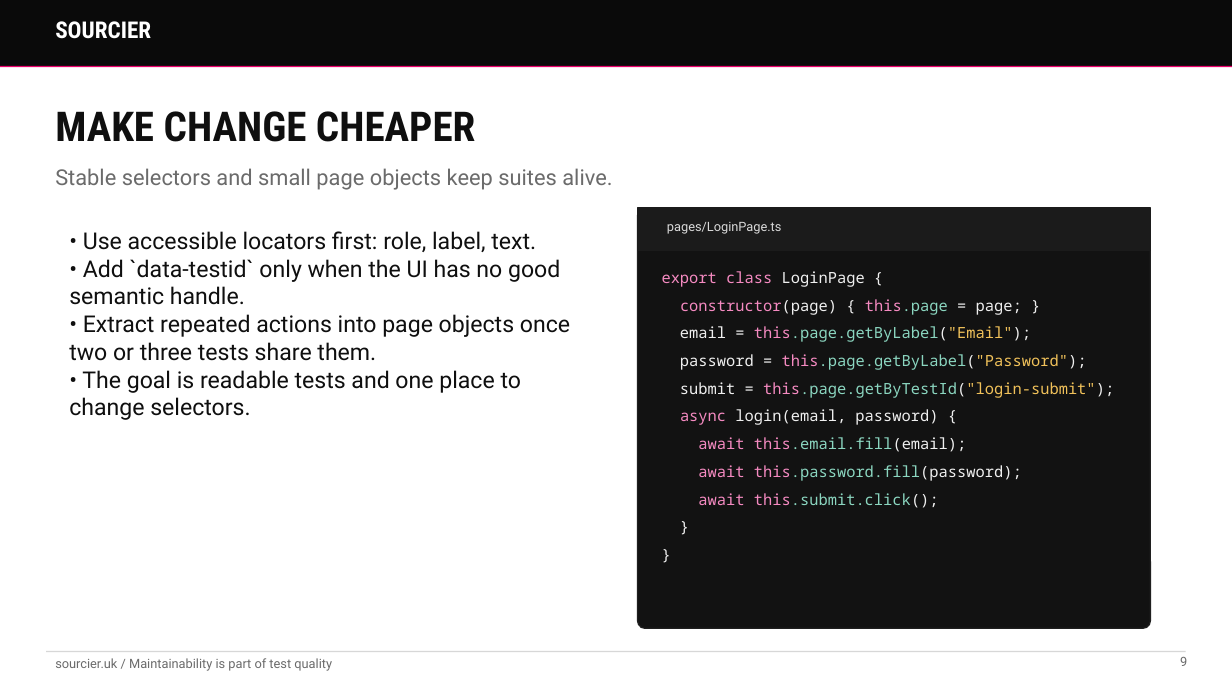
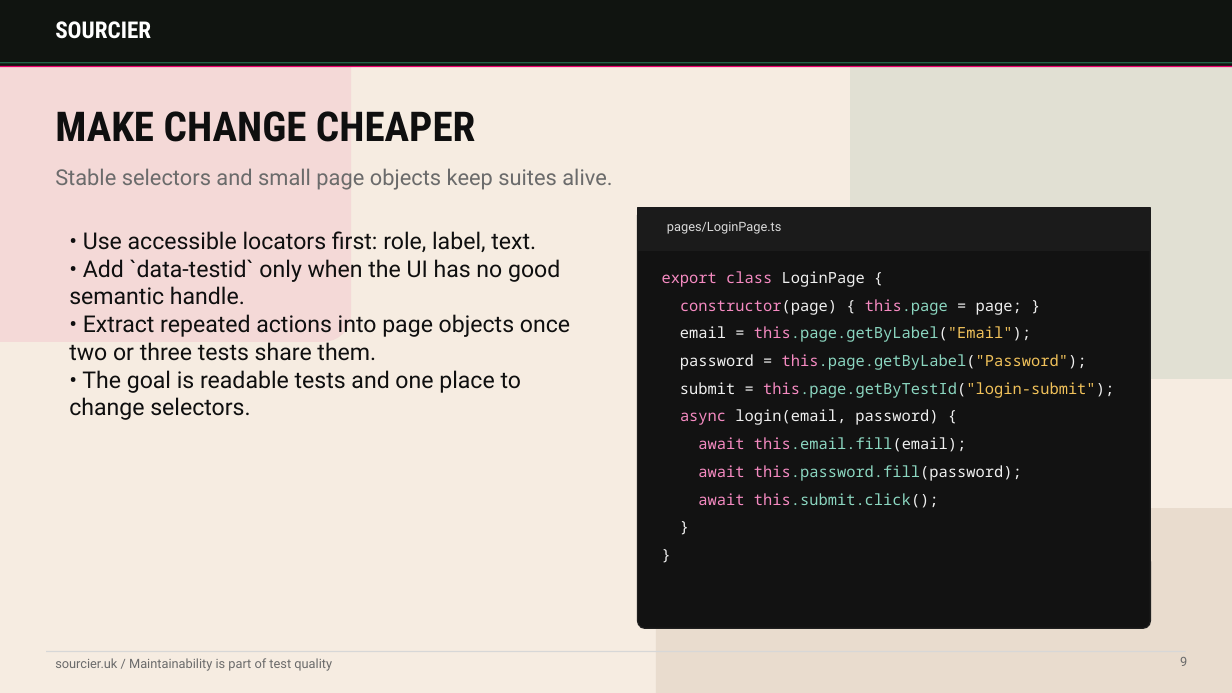
Before and after one commit to sourcier/web-sourcier.uk, a slide deck: slide 9 of public/talks/playwright-e2e-testing-talk.pptx. Drawn at 1232x693 pixels with LibreOffice and Linux fonts; fonts in the diff are those of the drawing. Boxes give left, top, right and bottom in pixels: in the first picture for what was removed or moved away, otherwise in the second. Text is boxed around its words. In the diff, an @@ line names an element or a change of style, - is before the commit and + after.

Commit message:
Enhance PowerPoint templates and update global styles for improved aesthetics and code presentation

```diff
--- a/public/talks/playwright-e2e-testing-talk.pptx
+++ b/public/talks/playwright-e2e-testing-talk.pptx
@@ background #FFFFFF to #F6ECE1 @@
@@ rectangle at bbox=[0, 0, 1232, 67]: fill #0A0A0A to #101410; outline #0A0A0A 1 pt to #101410 1 pt @@
@@ rounded rectangle added at bbox=[0, 0, 351, 342], fill #E8006A at 8% opacity @@
@@ rounded rectangle added at bbox=[850, 0, 1232, 379], fill #2A7D5B at 10% opacity @@
@@ line added from (0, 63) to (1232, 63), #2A7D5B 1 pt @@
@@ rounded rectangle added at bbox=[656, 508, 1232, 693], fill #E5D8C9 at 76% opacity @@
```
Also in this commit, not shown: 7 other slides changed, 3 slides added, 3 slides removed, 3 other files.
